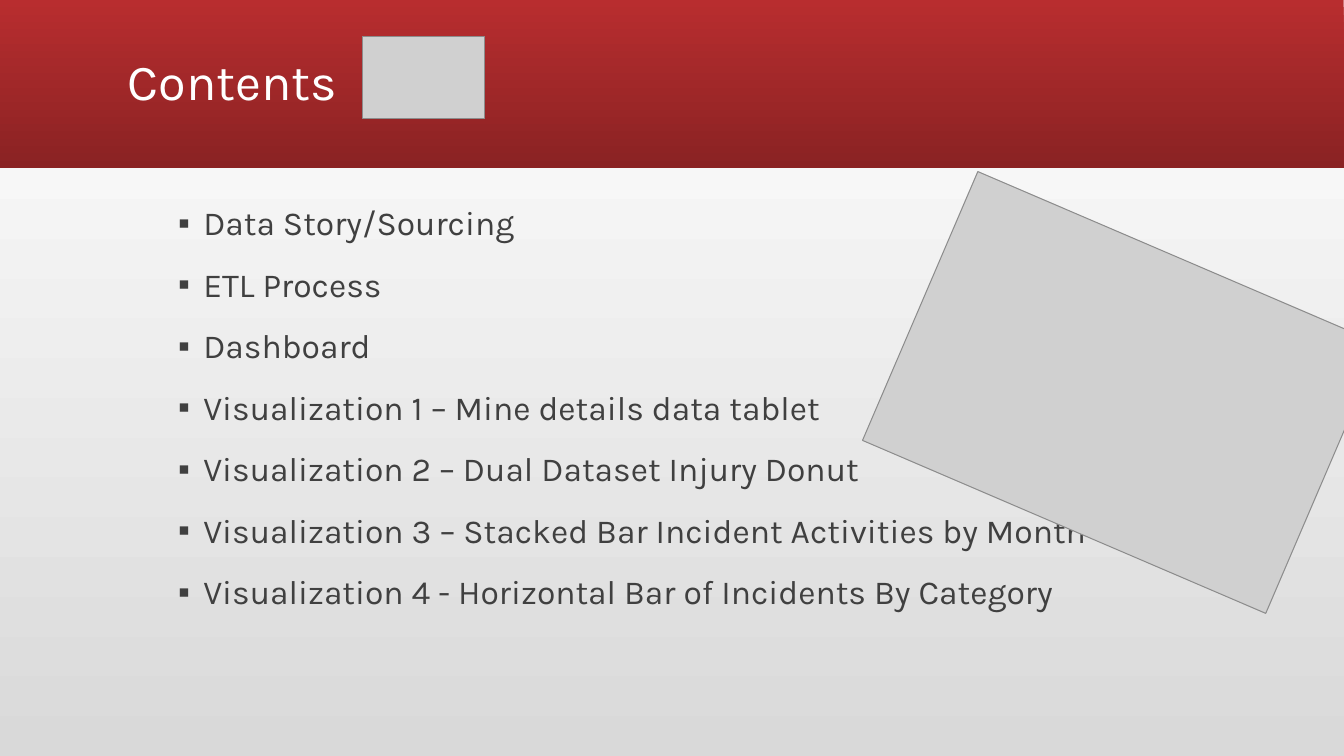
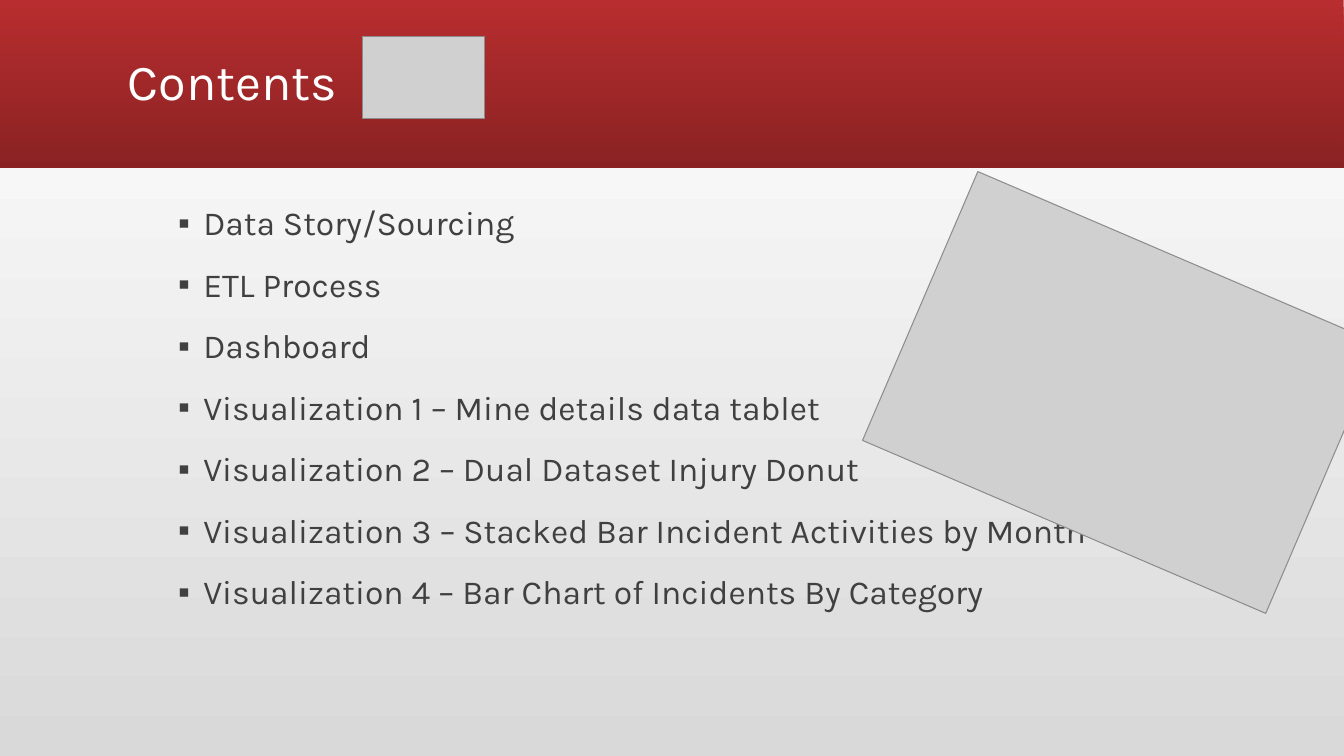
Before and after one commit to granttowers/Project_2, a slide deck: slide 2 of Project 2.pptx. Drawn at 1344x756 pixels with LibreOffice and Linux fonts; fonts in the diff are those of the drawing; grey boxes stand for pictures. Boxes give left, top, right and bottom in pixels: in the first picture for what was removed or moved away, otherwise in the second. Text is boxed around its words. In the diff, an @@ line names an element or a change of style, - is before the commit and + after.

```diff
--- a/Project 2.pptx
+++ b/Project 2.pptx
@@ text at (x1=203, y1=581, x2=983, y2=612): text changed @@
-▪ Visualization 4 - Horizontal Bar of Incidents By Category
+▪ Visualization 4 – Bar Chart of Incidents By Category
```
Also in this commit, not shown: 3 other slides changed, 2 other files.
